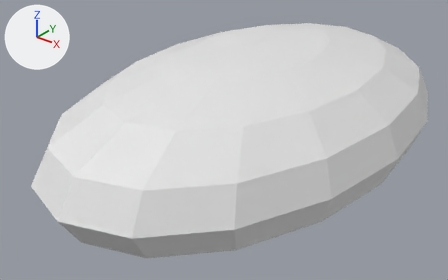
The COLLADA model models/ships/frog_fighter/model.dae, before and after one commit.
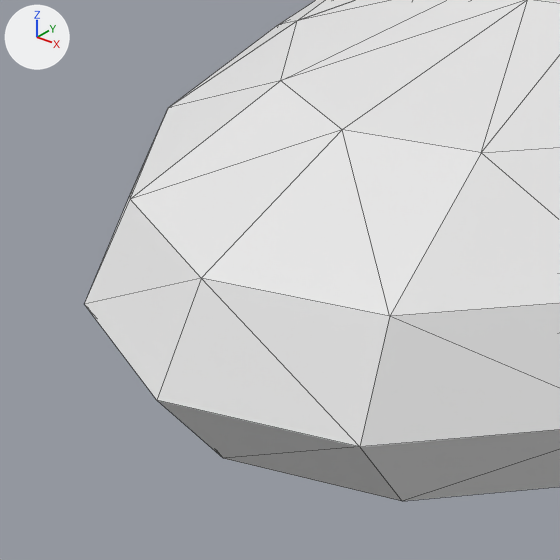
Each version appears first whole from a camera (50 mm lens) standing at (2.2, -3.1, 1.66) and looking at (-0.11, -0.21, -0.13), and next in a close-up on the part from 0% to 46% of the width and 27% to 100% of the height. The lights are fixed; the arrows at upper left show +X, +Y and +Z. The close-ups show mesh edges as thin lines. Objects named as collision shapes, trigger or cutter boxes, shadow casters or lower levels of detail are left out. Where no turn or scale is listed for an object, it has been applied to the vertices.

In view in the first close-up: 'Shield Left Mesh', 'Shield Rear Mesh'.
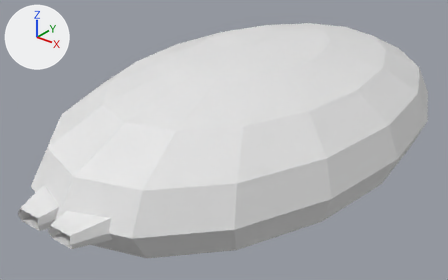
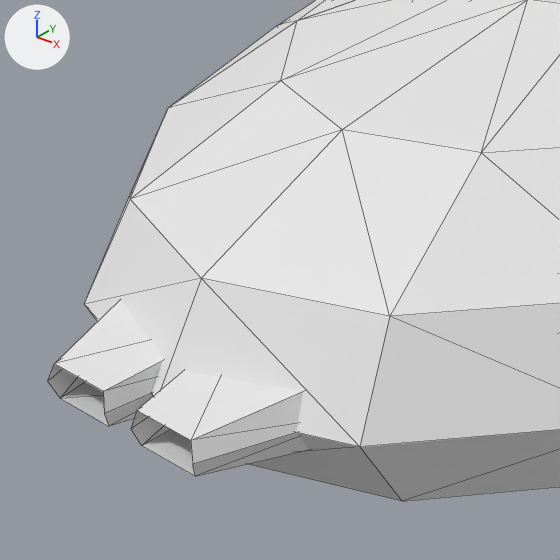
Location of each change, [x1, y1, x2, y2] in pixels of the close-ups (560 x 560 px):
'Exhaust', reshaped (not visible before): after [48, 299, 309, 476]

The change, as a list of edits to the scene's bpy script:
```text
Change me_cylinder_001:
    where me_cylinder_001.from_pydata(...)  # 21 vertices, 24 faces; spans x -0.31..0.31, y 0.0, z -0.073..0.073
    used by ob_exhaust; location = (0.0, -1.408, 0.0)
    before: 1 (-0.189, 0.0, -0.036), 2 (-0.202, 0.0, 0.0), 6 (0.189, 0.0, -0.036), 8 (0.047, 0.0, -0.036), 10 (-0.047, 0.0, 0.036)
    before: 11 (-0.037, 0.0, 0.0), 13 (-0.189, 0.0, 0.036), 15 (-0.047, 0.0, -0.036), 16 (0.047, 0.0, 0.036), 17 (0.189, 0.0, 0.036)
    before: 19 (0.202, 0.0, 0.0), 20 (0.037, 0.0, 0.0)
    me_cylinder_001 part 1
    add for i in [1, 6, 8, 10, 13, 15, 16, 17]: me_cylinder_001.vertices[i].co += Vector((0.0, -0.292, 0.0))
    add for i in [2, 11, 19, 20]: me_cylinder_001.vertices[i].co += Vector((0.0, -0.303, 0.0))
    me_cylinder_001.vertices[0].co: (-0.31, 0.0, 0.0) -> (-0.31, -0.015, 0.0)
    me_cylinder_001.vertices[5].co: (0.31, 0.0, 0.0) -> (0.31, -0.021, 0.0)
    me_cylinder_001.vertices[9].co: (0.0, 0.0, 0.0) -> (0.0, -0.021, 0.0)
    me_cylinder_001.vertices[14].co: (-0.285, 0.0, 0.073) -> (-0.285, 0.006, 0.073)
```
